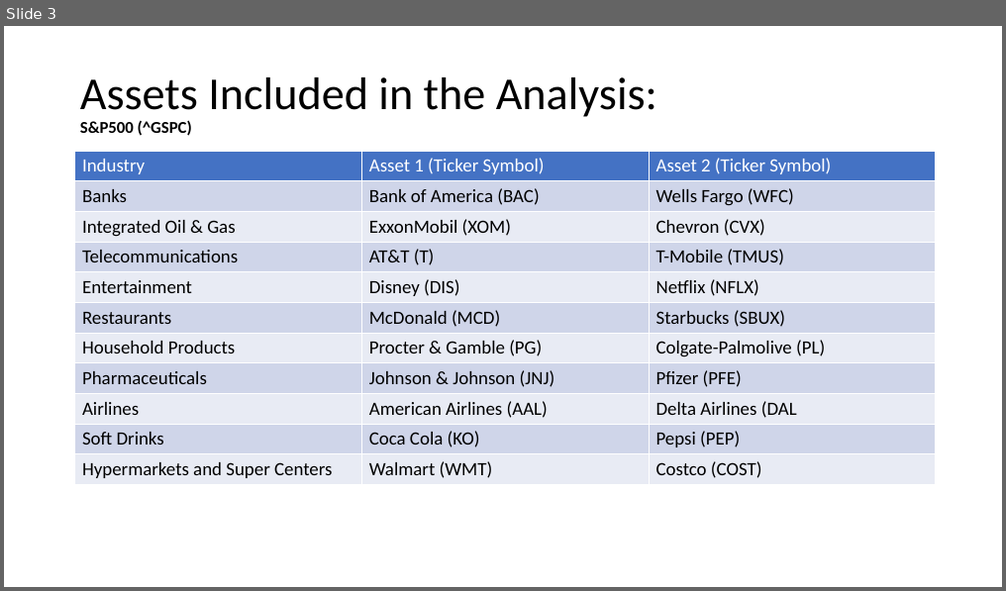
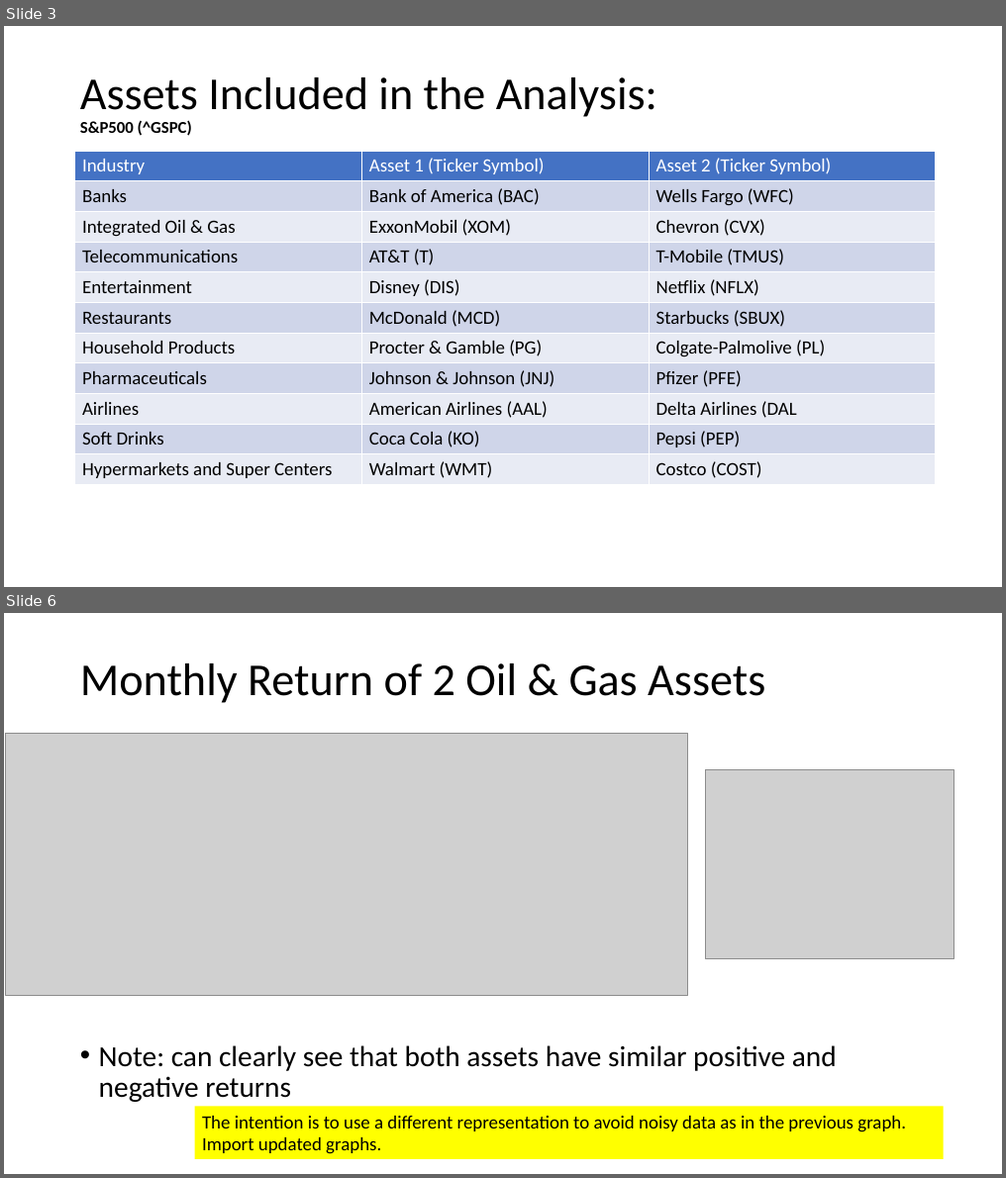
Before and after one commit to claybeaver/Group9_Project1, a slide deck: Final_Presentation.pptx. Shown one above the other, each under a label of ours: slide 3 before the commit, slides 3 and 6 after it; the slides between them are not shown. The pictures are 1006x591 and 1006x1178 pixels, drawn with LibreOffice and Linux fonts; fonts in the diff are those of the drawing; grey boxes stand for pictures. Boxes give left, top, right and bottom in pixels: in the first picture for what was removed or moved away, otherwise in the second. Text is boxed around its words. In the diff, an @@ line names an element or a change of style, - is before the commit and + after.

```diff
--- a/Final_Presentation.pptx
+++ b/Final_Presentation.pptx
@@ slide 6 added at bbox=[4, 613, 1002, 1174], background #FFFFFF @@
@@ title added at bbox=[80, 663, 765, 703], 44 pt, text #000000 @@
+Monthly Return of 2 Oil & Gas Assets
@@ picture added at bbox=[5, 734, 687, 995] @@
@@ picture added at bbox=[706, 769, 954, 959] @@
@@ text added at bbox=[99, 1046, 837, 1102], 28 pt, text #000000 @@
+• Note: can clearly see that both assets have similar positive and negative returns
@@ rectangle added at bbox=[195, 1106, 944, 1159], fill #FFFF00, 18 pt, text #000000 @@
+The intention is to use a different representation to avoid noisy data as in the previous graph.
+Import updated graphs.
```
Also in this commit, not shown: 1 slide changed, 8 other slides added, 16 other files.
